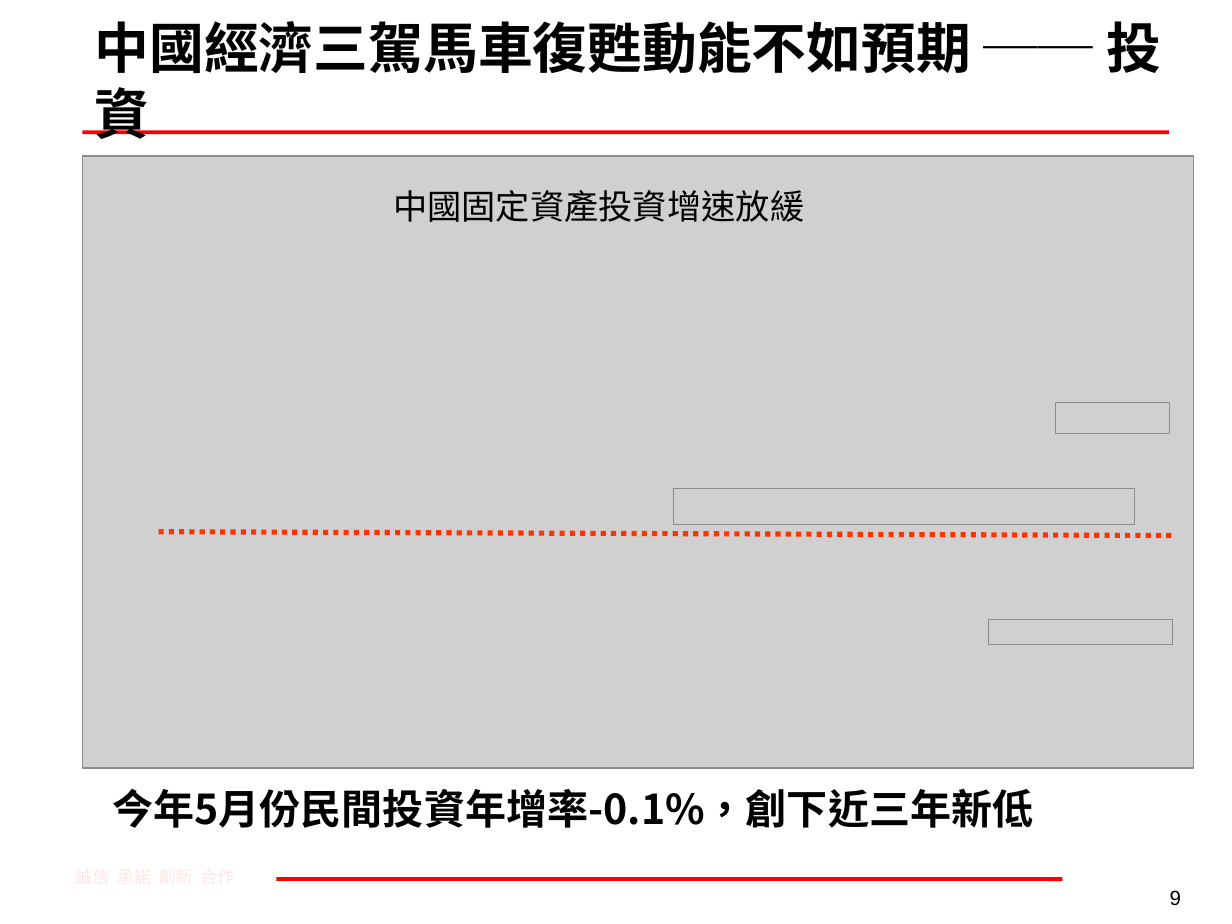
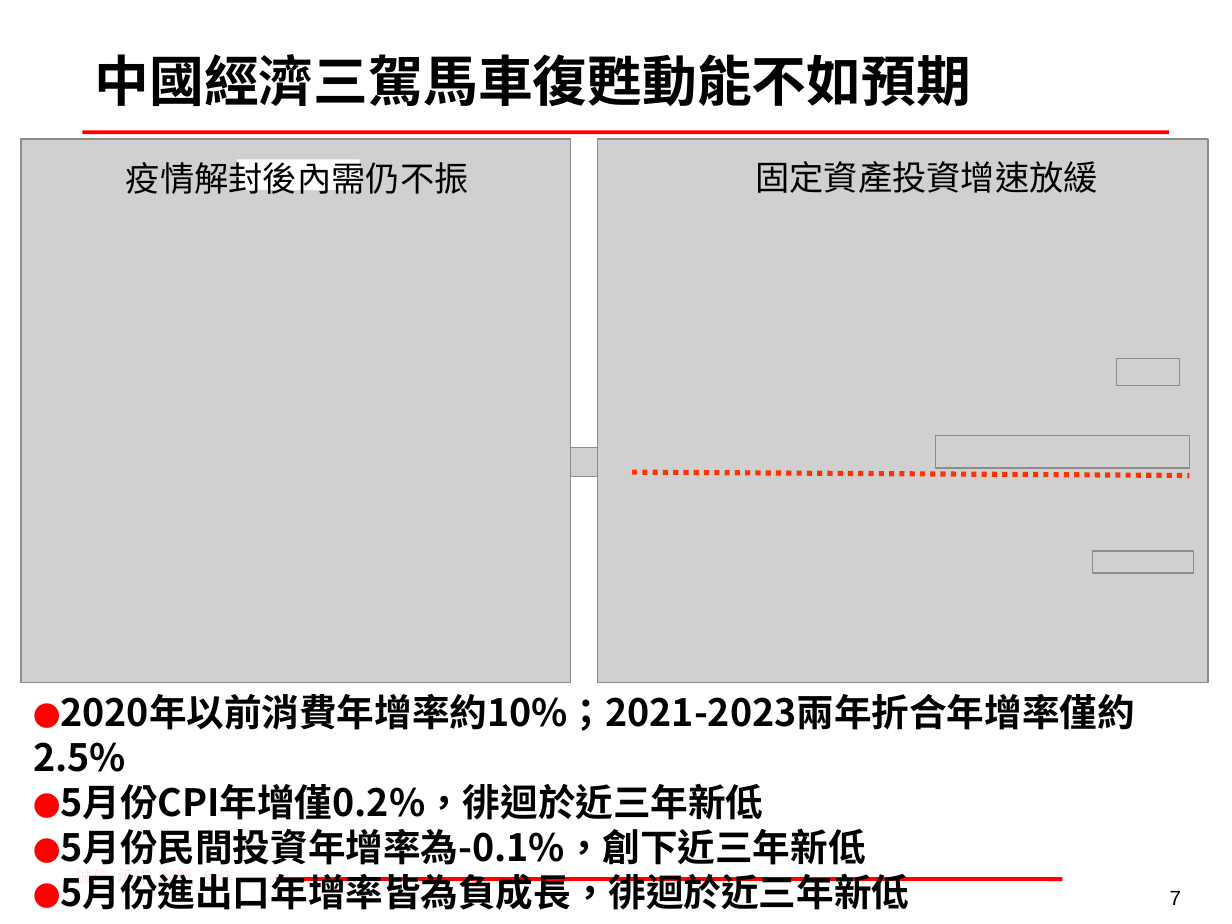
Before and after one commit to mark838308/Mark-Wang, a slide deck: slide 7 of 人民幣+美債交易策略.pptx (slide 9 before the commit). Drawn at 1232x924 pixels with LibreOffice and Linux fonts; fonts in the diff are those of the drawing; grey boxes stand for pictures; background and template pictures are left out. Boxes give left, top, right and bottom in pixels: in the first picture for what was removed or moved away, otherwise in the second. Text is boxed around its words. In the diff, an @@ line names an element or a change of style, - is before the commit and + after.

```diff
--- a/人民幣+美債交易策略.pptx
+++ b/人民幣+美債交易策略.pptx
@@ title at [95, 54, 971, 106]: text changed @@
-中國經濟三駕馬車復甦動能不如預期 ── 投資
+中國經濟三駕馬車復甦動能不如預期
@@ picture added at [21, 139, 570, 683] @@
@@ picture: place and size @@
-picture at [83, 156, 1194, 769]
+picture at [598, 139, 1209, 683]
@@ text added at [126, 160, 469, 194], 20 pt, text #000000 @@
+疫情解封後內需仍不振
@@ rectangle added at [238, 159, 360, 190], fill #FFFFFF @@
@@ text at [755, 161, 1098, 193]: text changed @@
-中國固定資產投資增速放緩
+固定資產投資增速放緩
@@ picture: place and size @@
-picture at [1056, 403, 1170, 434]
+picture at [1116, 359, 1179, 386]
@@ picture added at [554, 447, 678, 477] @@
@@ picture: place and size @@
-picture at [674, 488, 1135, 525]
+picture at [936, 436, 1190, 468]
@@ line added from (632, 472) to (1189, 476), #FF3300 3 pt dashed @@
@@ line removed from (159, 532) to (1173, 536) @@
@@ picture: place and size @@
-picture at [989, 620, 1173, 644]
+picture at [1093, 551, 1194, 573]
@@ text at [33, 694, 1134, 910]: text changed; size 24 to 22 pt @@
-今年5月份民間投資年增率-0.1%，創下近三年新低
+●2020年以前消費年增率約10%；2021-2023兩年折合年增率僅約2.5%
+●5月份CPI年增僅0.2%，徘迴於近三年新低
+●5月份民間投資年增率為-0.1%，創下近三年新低
+●5月份進出口年增率皆為負成長，徘迴於近三年新低
@@ page number at [1170, 891, 1181, 905]: text changed @@
-9
+7
```
Also in this commit, not shown: 3 other slides changed, 5 slides removed, 1 other file.
